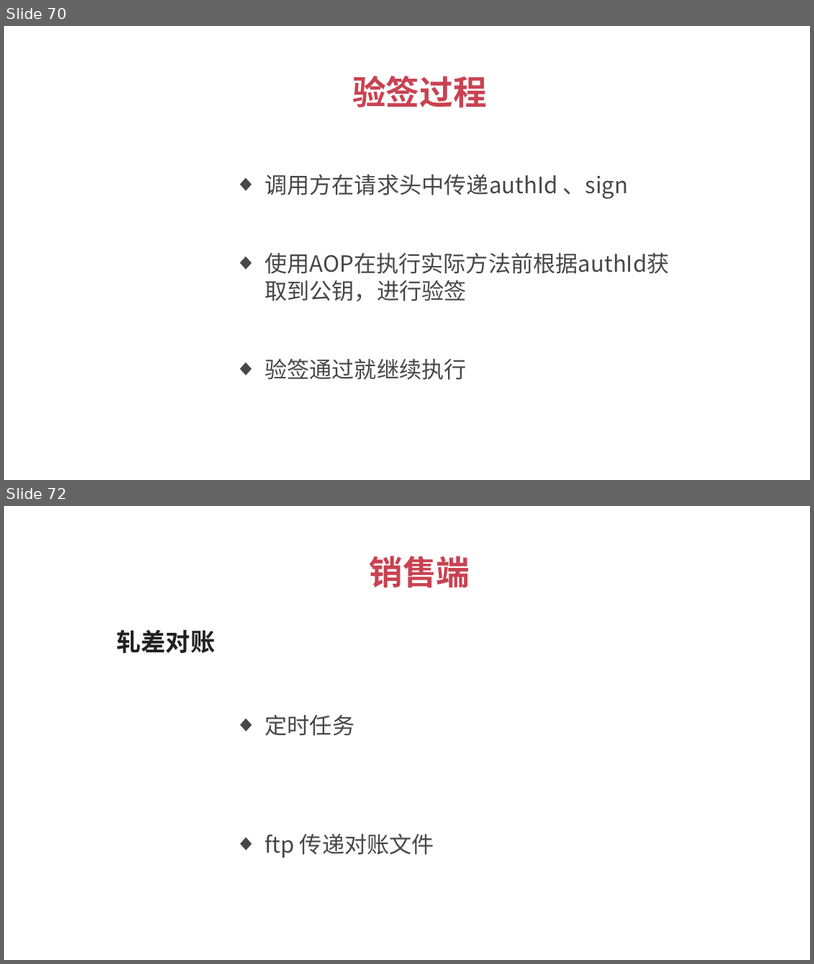
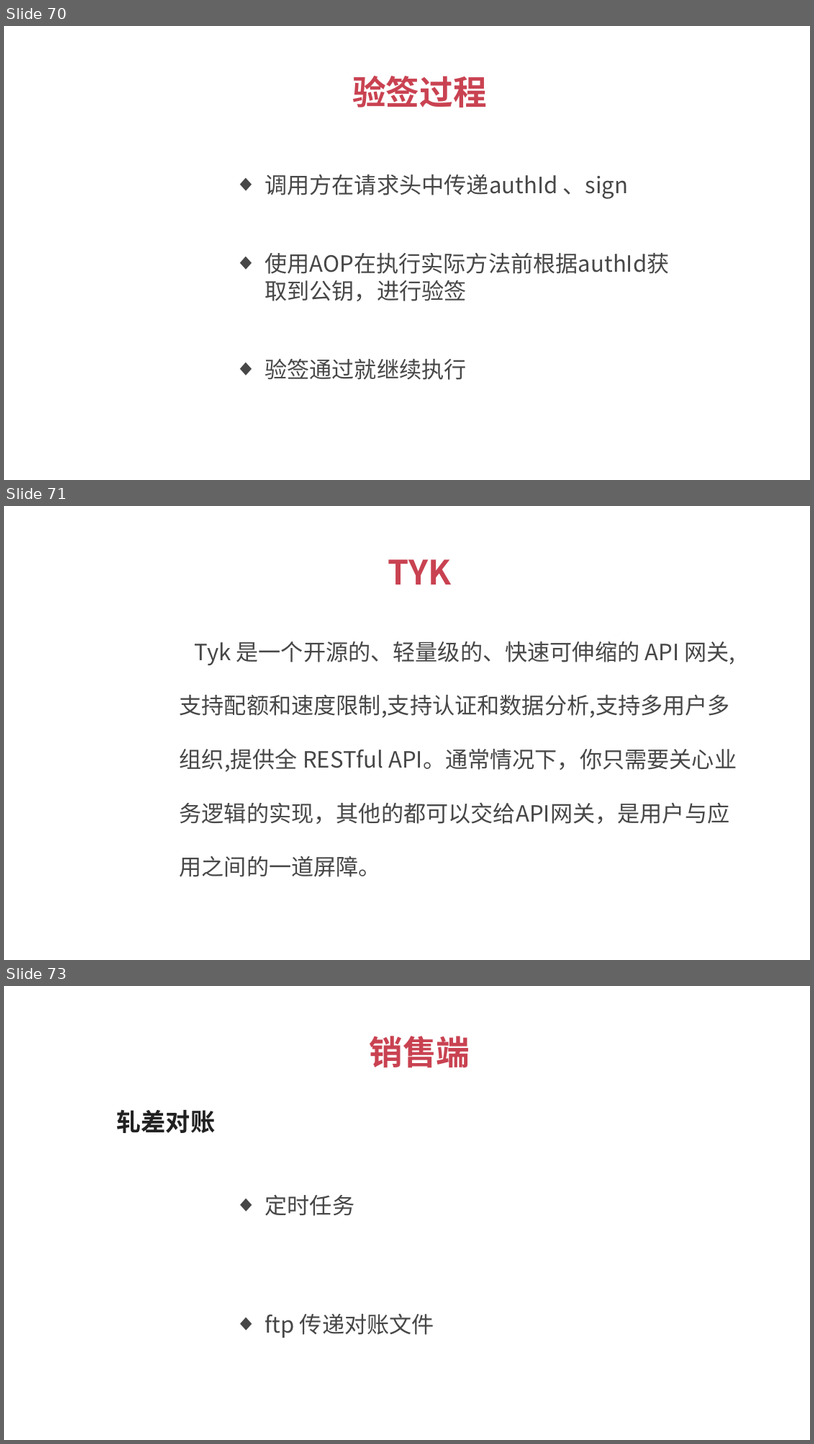
Before and after one commit to 1329555958/financial, a slide deck: 理财平台.pptx. Shown one above the other, each under a label of ours: slides 70 and 72 before the commit, slides 70, 71 and 73 after it; the slides between them are not shown. The pictures are 814x964 and 814x1444 pixels, drawn with LibreOffice and Linux fonts; fonts in the diff are those of the drawing. Boxes give left, top, right and bottom in pixels: in the first picture for what was removed or moved away, otherwise in the second. Text is boxed around its words. In the diff, an @@ line names an element or a change of style, - is before the commit and + after.

```diff
--- a/理财平台.pptx
+++ b/理财平台.pptx
@@ slide 71 added at (4, 506, 810, 960), background #FFFFFF @@
@@ text added at (388, 559, 451, 584), 30 pt, text #C94251, bold @@
+TYK
@@ text added at (180, 641, 737, 877), 20 pt, text #474747 @@
+  Tyk 是一个开源的、轻量级的、快速可伸缩的 API 网关,支持配额和速度限制,支持认证和数据分析,支持多用户多组织,提供全 RESTful API。通常情况下，你只需要关心业务逻辑的实现，其他的都可以交给API网关，是用户与应用之间的一道屏障。
@@ what was slide 72 is now slide 73 @@
```
Also in this commit, not shown: 1 other slide added, 1 slide removed, 3 other files.
